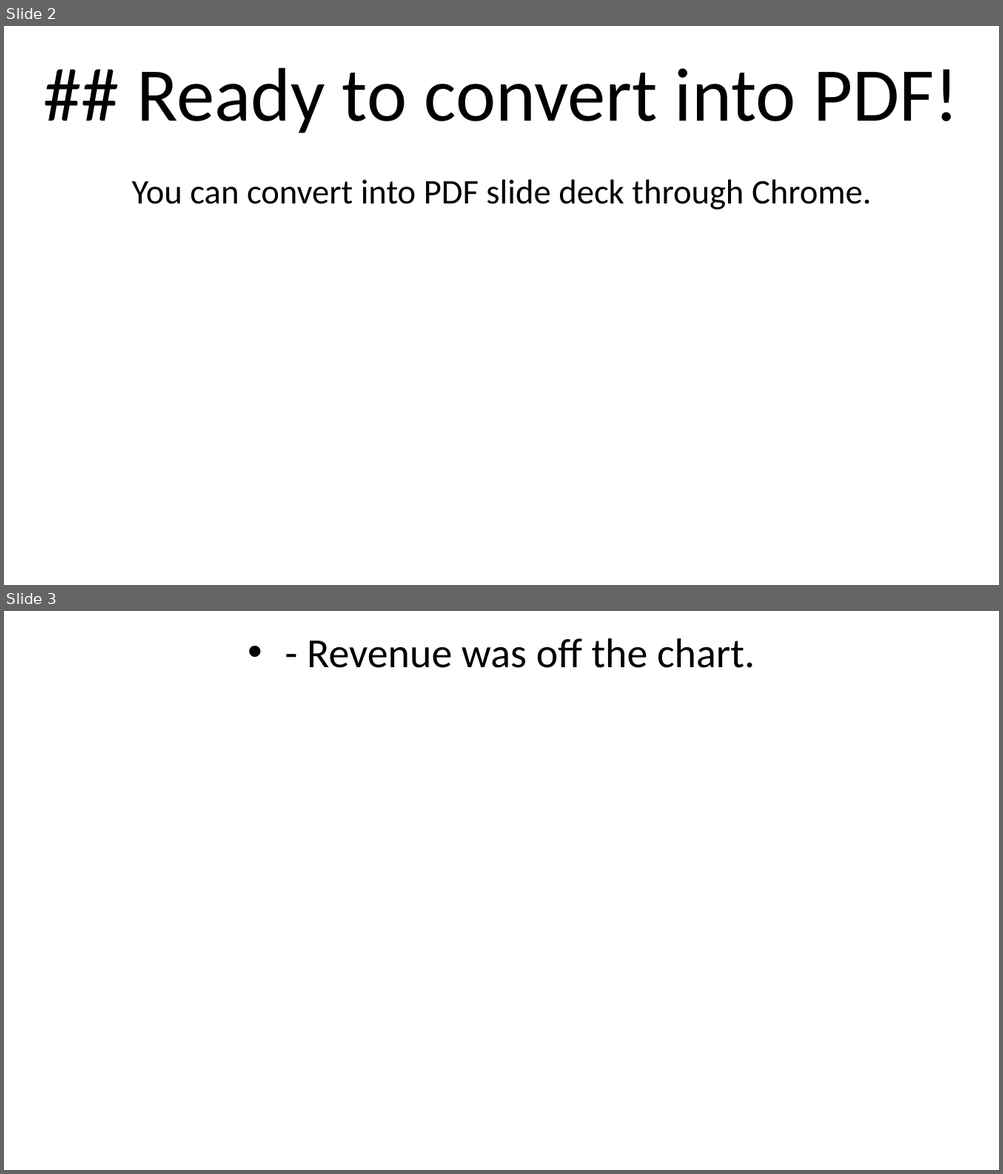
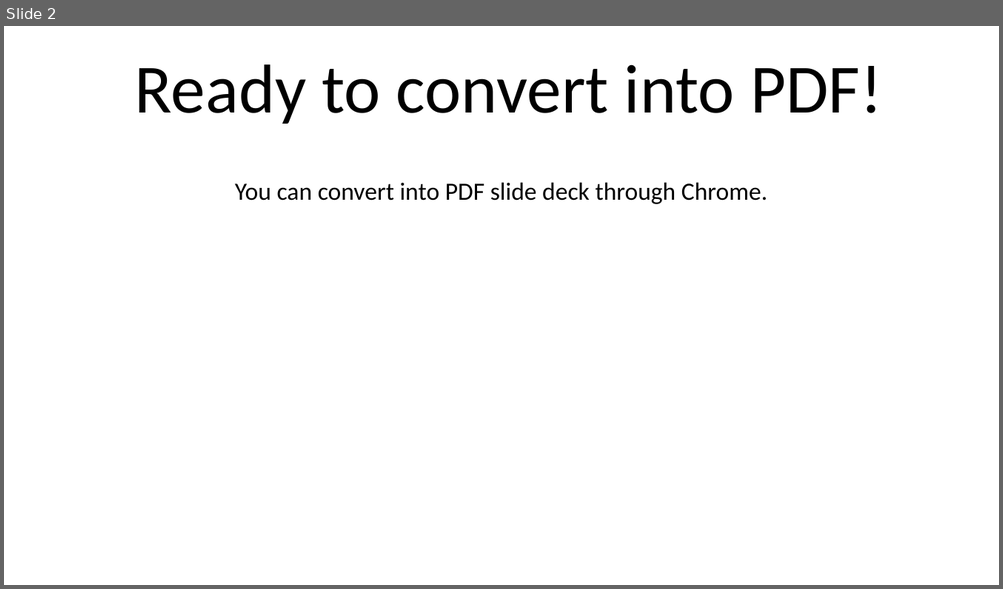
Before and after one commit to Menjafet/JsExperiment, a slide deck: Presentation.pptx. Shown one above the other, each under a label of ours: slides 2 and 3 before the commit, slide 2 after it. The pictures are 1003x1174 and 1003x589 pixels, drawn with LibreOffice and Linux fonts; fonts in the diff are those of the drawing. Boxes give left, top, right and bottom in pixels: in the first picture for what was removed or moved away, otherwise in the second. Text is boxed around its words. In the diff, an @@ line names an element or a change of style, - is before the commit and + after.

```diff
--- a/Presentation.pptx
+++ b/Presentation.pptx
@@ slide 3 removed at (4,611,999,1170), background #FFFFFF @@
@@ text removed at (307,638,754,668) @@
-• - Revenue was off the chart.
@@ slide 2 changed as well @@
@@ text at (135,64,882,124): text changed; size 55 to 50 pt @@
-## Ready to convert into PDF!
+Ready to convert into PDF!
@@ text "You can convert into PDF ..." at (235,182,767,204): size 25 to 18 pt @@
```
Also in this commit, not shown: 1 other slide changed, 1 slide added, 1 other file.
